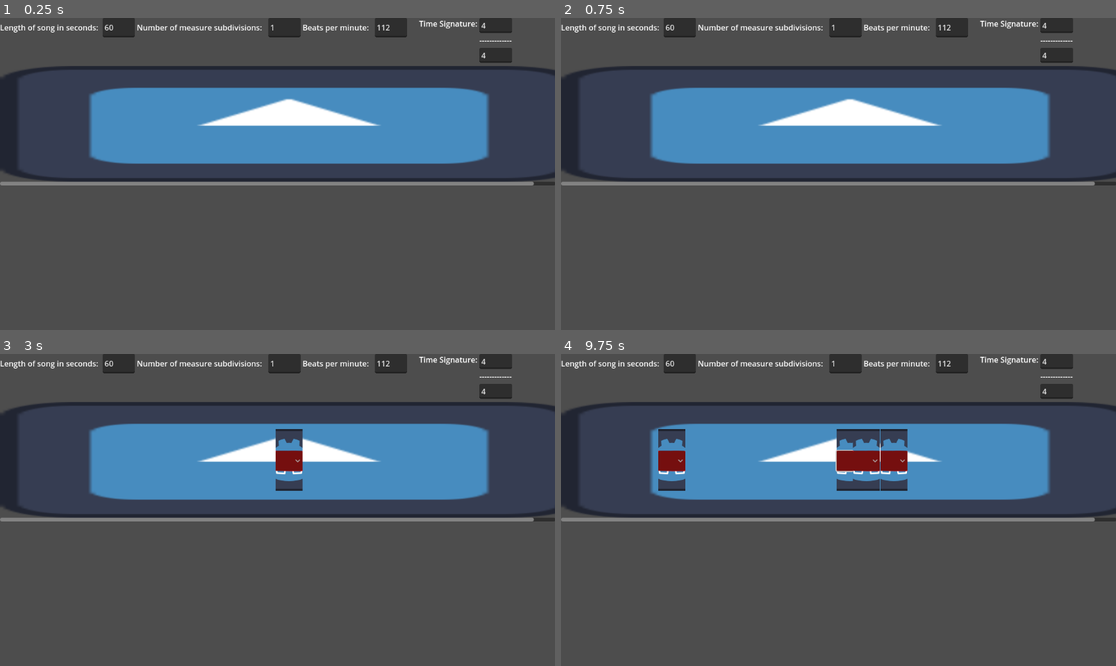
Above: before the commit, frames 1-4 (two rows, left to right).
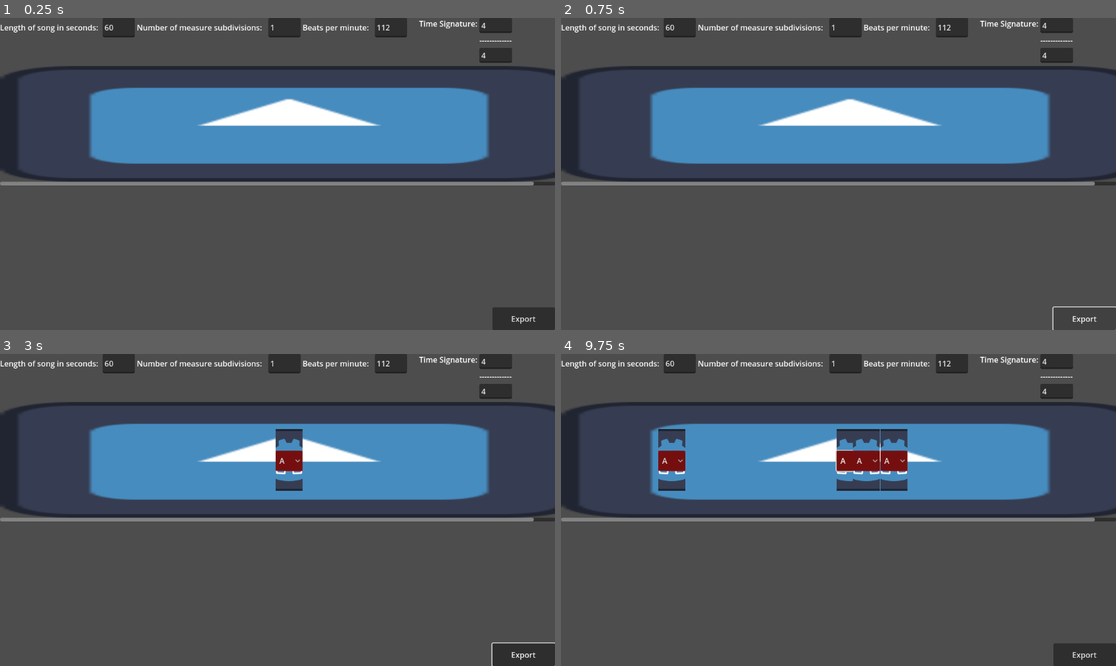
Above: after the commit, the same moments.

Repository: ValorZard/BandGame
Game: Godot game, scene res://src/mapping_engine/beatmap_maker.tscn
Same seed, same stepped clock (60 frames per second), same inputs: the game is played once before the commit and once after it. The engine's default icon, where the game draws it, is replaced by a stand-in: a white triangle on a blue panel in a dark square.
Inputs (mouse positions are in pixels of both pictures, inside the frame that each line leads up to):
- Up to frame 1 (0.25 s): no input
- Up to frame 2 (0.75 s): click (1082, 317) at 0.5 s, where only the run after the commit has a clickable "Export"
- Up to frame 3 (3 s): click (521, 653) at 1.25 s, where only the run after the commit has a clickable "Export"; click (521, 653) at 2 s, where only the run after the commit has a clickable "Export"; tap Enter at 2.75 s; move the mouse to (288, 460) at 2.77 s; tap A (note1) at 2.85 s; click (288, 460) at 2.92 s
- Up to frame 4 (9.75 s): click (849, 460) at 3.5 s; click (849, 460) at 4.25 s; click (849, 460) at 5 s; tap Space at 5.75, 7.25, 8.75 s; move the mouse to (727, 525) at 5.77 s; tap S (note2) at 5.85, 8.85 s; click (727, 525) at 5.92 s; tap Enter at 6.5, 8 s; move the mouse to (894, 441) at 6.52 s; tap D (note3) at 6.6, 9.6 s; click (894, 441) at 6.67 s; move the mouse to (810, 572) at 7.27 s; tap F (note4) at 7.35 s; click (810, 572) at 7.42 s; move the mouse to (1005, 556) at 8.02 s; tap A (note1) at 8.1 s; click (1005, 556) at 8.17 s; move the mouse to (672, 463) at 8.77 s; click (672, 463) at 8.92 s; move the mouse to (866, 510) at 9.52 s; click (866, 510) at 9.67 s

The runs differ from the first frame. In frame 1, 0.8% of the frame differs, in the area x 88-100%, y 92-100%; in frame 2, 0.1%; in frame 3, 0.9%, in the area x 50-100%, y 33-100%; in frame 4, 0.8%.

Commit message:
got json export working

Diff:
--- a/src/mapping_engine/beatmap_maker.gd
+++ b/src/mapping_engine/beatmap_maker.gd
@@ -15,6 +15,7 @@
 @export var note_value : int = 4
 @export var length_of_note : float = 20 # how big a note is on screen
 
+var note_timeline : NoteTimeline
 
 # Called when the node enters the scene tree for the first time.
 func _ready():
@@ -23,6 +24,7 @@
 	$HBoxContainer/BPMLineEdit.text = str(beats_per_minute)
 	$TimeSignatureManager/VBoxContainer/NumbOfNotesInMeasureLineEdit.text = str(number_of_notes_in_measure)
 	$TimeSignatureManager/VBoxContainer/NoteValueLineEdit.text = str(note_value)
+	note_timeline = $ScrollContainer/NoteTimeline
 	update_timeline()
 
 func update_timeline():
@@ -63,3 +65,31 @@
 	if new_text.is_valid_int():
 		note_value = int(new_text)
 		update_timeline()
+
+
+func _on_export_button_button_down():
+	export_beatmap()
+
+func export_beatmap():
+	var beatmap_file = FileAccess.open("user://new_beatmap.json", FileAccess.WRITE)
+	var note_array := note_timeline.note_array
+
+	var beatmap_dictionary : Dictionary = {"notes" : []}
+
+	for note in note_array:
+		var note_obj : RhythmGameUtils.Note = note[0]
+		# JSON provides a static method to serialized JSON string.
+		var note_name_string := ""
+		match note_obj.note_name:
+			RhythmGameUtils.NOTES.A: note_name_string = "A"
+			RhythmGameUtils.NOTES.B: note_name_string = "B"
+			RhythmGameUtils.NOTES.C: note_name_string = "C"
+			RhythmGameUtils.NOTES.D: note_name_string = "D"
+			RhythmGameUtils.NOTES.E: note_name_string = "E"
+		var note_dictionary : Dictionary = {"name" : note_name_string, "start_time" : note_obj.start_time}
+		beatmap_dictionary["notes"].append(note_dictionary)
+
+	var json_string = JSON.stringify(beatmap_dictionary)
+	print(beatmap_dictionary)
+	# Store the save dictionary as a new line in the save file.
+	beatmap_file.store_line(json_string)
--- a/src/mapping_engine/beatmap_maker.tscn
+++ b/src/mapping_engine/beatmap_maker.tscn
@@ -6,7 +6,11 @@
 
 [node name="beatmap_maker" type="Control"]
 layout_mode = 3
-anchors_preset = 0
+anchors_preset = 15
+anchor_right = 1.0
+anchor_bottom = 1.0
+grow_horizontal = 2
+grow_vertical = 2
 script = ExtResource("1_3v2b7")
 
 [node name="ScrollContainer" type="ScrollContainer" parent="."]
@@ -77,8 +81,22 @@
 [node name="NoteValueLineEdit" type="LineEdit" parent="TimeSignatureManager/VBoxContainer"]
 layout_mode = 2
 
+[node name="ExportButton" type="Button" parent="."]
+layout_mode = 1
+anchors_preset = 3
+anchor_left = 1.0
+anchor_top = 1.0
+anchor_right = 1.0
+anchor_bottom = 1.0
+offset_left = -130.0
+offset_top = -47.0
+grow_horizontal = 0
+grow_vertical = 0
+text = "Export"
+
 [connection signal="text_changed" from="HBoxContainer/SongLengthLineEdit" to="." method="_on_song_length_line_edit_text_changed"]
 [connection signal="text_changed" from="HBoxContainer/MeasureSubdivisionLineEdit" to="." method="_on_measure_subdivision_line_edit_text_changed"]
 [connection signal="text_changed" from="HBoxContainer/BPMLineEdit" to="." method="_on_bpm_line_edit_text_changed"]
 [connection signal="text_changed" from="TimeSignatureManager/VBoxContainer/NumbOfNotesInMeasureLineEdit" to="." method="_on_number_of_notes_in_measure_text_changed"]
 [connection signal="text_changed" from="TimeSignatureManager/VBoxContainer/NoteValueLineEdit" to="." method="_on_note_value_text_changed"]
+[connection signal="button_down" from="ExportButton" to="." method="_on_export_button_button_down"]
--- a/src/mapping_engine/note_selector.tscn
+++ b/src/mapping_engine/note_selector.tscn
@@ -19,6 +19,7 @@
 grow_horizontal = 2
 grow_vertical = 2
 item_count = 4
+selected = 0
 popup/item_0/text = "A"
 popup/item_0/id = 0
 popup/item_1/text = "B"
--- a/src/mapping_engine/note_timeline.gd
+++ b/src/mapping_engine/note_timeline.gd
@@ -1,4 +1,6 @@
 extends TextureRect
+
+class_name NoteTimeline
 
 @export var beatmap_maker : BeatmapMaker # easy way to get reference to parent
 
